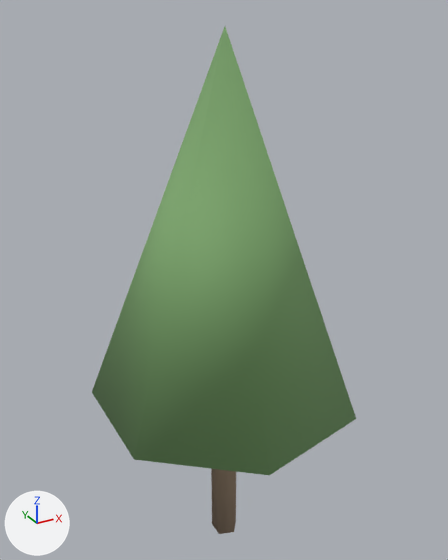
Two versions of the glTF model prototype/assets/models/terrain/ambient_tree_17.glb, one commit apart.
Camera for both pictures: a camera (50 mm lens) standing at (-1.06, -1.92, 2.21) and looking at (0.03, 0.07, 1.21). Arrows for +X, +Y and +Z are at lower left; the lights stay in place. The older version comes first.

The first picture shows 'ambient_tree_17'.
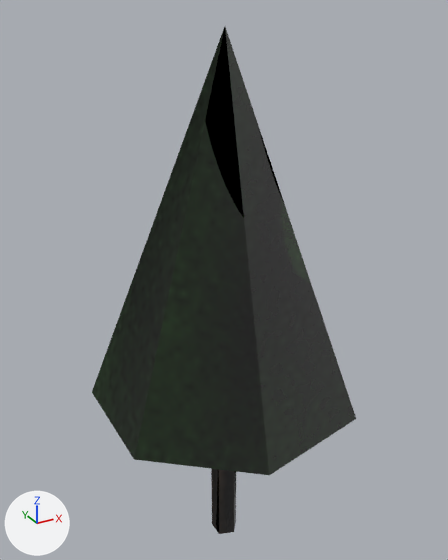
What differs and where, as boxes [x1, y1, x2, y2] in the pictures (448 x 560 px):
'ambient_tree_17', surface changed (green to black): [92, 27, 356, 534] in both

Diff of the bpy script that builds the scene:
```diff
--- a/prototype/assets/models/terrain/ambient_tree_17.glb.py
+++ b/prototype/assets/models/terrain/ambient_tree_17.glb.py
@@ img_ambient_tree_17_mat1_rough @@
+img_ambient_tree_17_mat1_rough = load_image('ambient_tree_17_mat1_rough', '_unpacked/ambient_tree_17_mat1_rough', 128, 128, 'Non-Color')
@@ img_ambient_tree_17_mat1_albedo @@
+img_ambient_tree_17_mat1_albedo = load_image('ambient_tree_17_mat1_albedo', '_unpacked/ambient_tree_17_mat1_albedo', 128, 128, 'sRGB')
@@ img_ambient_tree_17_mat1_norm @@
+img_ambient_tree_17_mat1_norm = load_image('ambient_tree_17_mat1_norm', '_unpacked/ambient_tree_17_mat1_norm', 128, 128, 'Non-Color')
@@ img_ambient_tree_17_mat0_albedo @@
+img_ambient_tree_17_mat0_albedo = load_image('ambient_tree_17_mat0_albedo', '_unpacked/ambient_tree_17_mat0_albedo', 128, 128, 'sRGB')
@@ img_ambient_tree_17_mat0_norm @@
+img_ambient_tree_17_mat0_norm = load_image('ambient_tree_17_mat0_norm', '_unpacked/ambient_tree_17_mat0_norm', 128, 128, 'Non-Color')
@@ img_ambient_tree_17_mat0_rough @@
+img_ambient_tree_17_mat0_rough = load_image('ambient_tree_17_mat0_rough', '_unpacked/ambient_tree_17_mat0_rough', 128, 128, 'Non-Color')
@@ mat_ambient_tree_17_mat0 @@
 mat_ambient_tree_17_mat0 = bpy.data.materials.new('ambient_tree_17_mat0')
-# nodes: BsdfPrincipled, OutputMaterial
-# colours: brown #95816c
+# nodes: BsdfPrincipled, Math, NormalMap, OutputMaterial, SeparateColor, TexImage x3
+# uses the picture img_ambient_tree_17_mat0_albedo
+# uses the picture img_ambient_tree_17_mat0_norm
+# uses the picture img_ambient_tree_17_mat0_rough
@@ mat_ambient_tree_17_mat1 @@
 mat_ambient_tree_17_mat1 = bpy.data.materials.new('ambient_tree_17_mat1')
-# nodes: BsdfPrincipled, OutputMaterial
-# colours: green #7ca66c
+# nodes: BsdfPrincipled, Math, NormalMap, OutputMaterial, SeparateColor, TexImage x3
+# uses the picture img_ambient_tree_17_mat1_albedo
+# uses the picture img_ambient_tree_17_mat1_norm
+# uses the picture img_ambient_tree_17_mat1_rough
@@ me_ambient_tree_17_mesh @@
 me_ambient_tree_17_mesh.from_pydata(...)  # 18 vertices, 28 faces; spans x -0.5..0.55, y -0.54..0.54, z 0.0..2.15
 # used by ob_ambient_tree_17; location = (0.0, 0.0, 0.0)
+# me_ambient_tree_17_mesh part 1: texture (UV) coordinates changed
 me_ambient_tree_17_mesh.materials.append(mat_ambient_tree_17_mat0)
```
